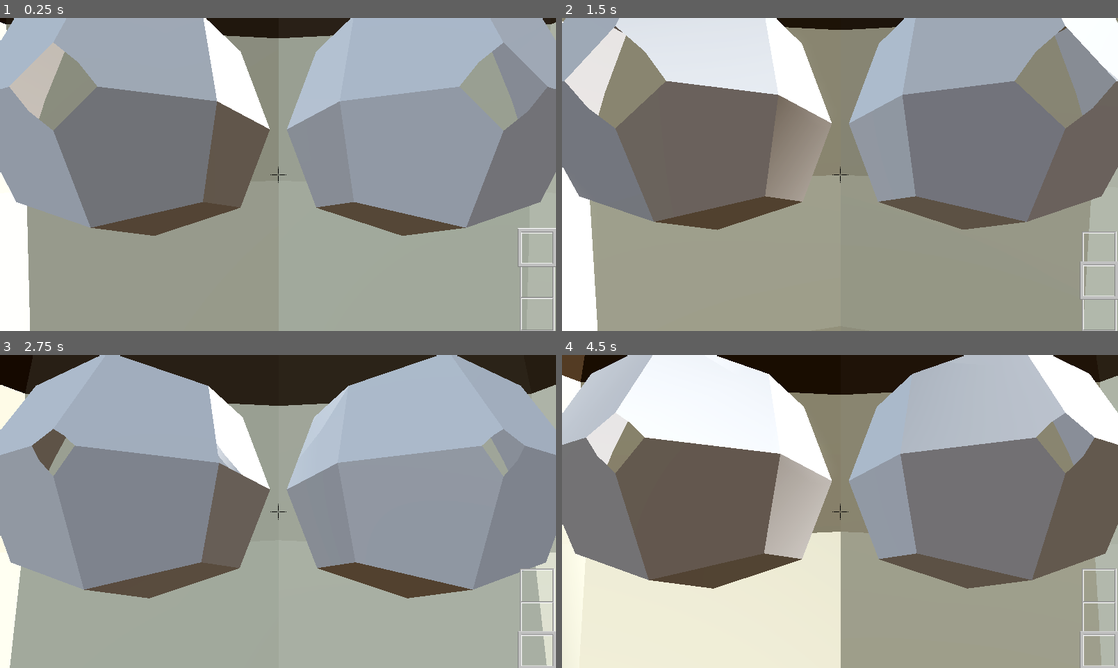
Above: before the commit, frames 1-4 (two rows, left to right).
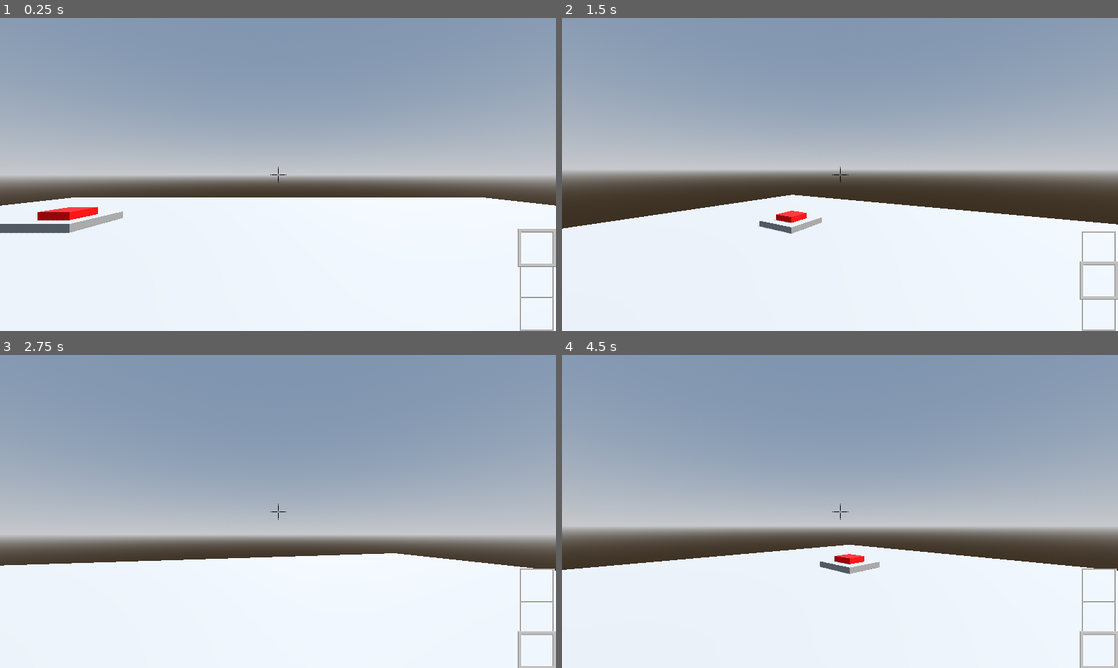
Above: after the commit, the same moments.

Repository: Stevenso2/Karson
Game: Godot game, scene res://assets/World.tscn
The game is run twice, just before and just after one commit, with the same random seed, the same clock (stepped at 60 frames per second) and the same inputs.
Inputs (mouse positions are in pixels of both pictures, inside the frame that each line leads up to):
- Up to frame 1 (0.25 s): no input
- Up to frame 2 (1.5 s): tap Enter (Enter) at 0.5 s; move the mouse to (867, 174) at 0.52 s; tap 1 (1) at 0.6 s; tap 2 (2) at 0.8, 1.35 s; tap Space (U) at 1.25 s; move the mouse to (812, 174) at 1.27 s
- Up to frame 3 (2.75 s): tap 3 (3) at 1.55, 2.1 s; move the mouse to (289, 505) at 2.02 s; tap 4 (4) at 2.3 s
- Up to frame 4 (4.5 s): tap Enter (Enter) at 2.75 s; move the mouse to (834, 517) at 2.77 s; tap 4 (4) at 2.85 s; tap 5 (5) at 3.05, 3.6 s; tap Space (U) at 3.5 s; move the mouse to (878, 514) at 3.52 s; tap 6 (6) at 3.8, 4.35 s; move the mouse to (795, 508) at 4.27 s

The runs differ from the first frame. In frame 1, 88% of the frame differs, in the area x 0-100%, y 0-100%; in frame 2, 91%; in frame 3, 91%; in frame 4, 95%.

Commit message:
Sliding WIP, Very Small QOL changes
-Added sliding, activated with STRG 
-Fixed font blur error

Bugs:
- When exiting DEVCAM the cam basically doesnt snap back to the original cam place anymore

------------------------------------------
idk if its something good or bad but the Player script is changed a little to well add sliding
NOTE: this isnt ready yet to dont merge this change yet [but look into it .-.]

Diff:
--- a/project.godot
+++ b/project.godot
@@ -24,6 +24,10 @@
 [display]
 
 window/stretch/mode="viewport"
+
+[gui]
+
+theme/default_font_multichannel_signed_distance_field=true
 
 [input]
 
@@ -126,3 +130,8 @@
 "events": [Object(InputEventKey,"resource_local_to_scene":false,"resource_name":"","device":-1,"window_id":0,"alt_press …(195 unchanged characters)…
 ]
 }
+"sliding test"={
+"deadzone": 0.2,
+"events": [Object(InputEventKey,"resource_local_to_scene":false,"resource_name":"","device":-1,"window_id":0,"alt_pressed":false,"shift_pressed":false,"ctrl_pressed":false,"meta_pressed":false,"pressed":false,"keycode":4194326,"physical_keycode":0,"key_label":0,"unicode":0,"location":0,"echo":false,"script":null)
+]
+}
--- a/scrips/player.gd
+++ b/scrips/player.gd
@@ -4,6 +4,9 @@
 
 const SPEED = 500.0
 const JUMP_VELOCITY = 300.0
+const SLIDE_SPEED = 1000.0  # increased speed during sliding
+const SLIDE_HEIGHT = 0.5    # lower height when sliding
+const NORMAL_HEIGHT = 1.66  # normal height when not sliding
 
 const sensitivity = 0.55
 
@@ -12,6 +15,10 @@
 
 var devPos: Vector3
 var devspeed = 0.1
+
+var direction:int = 0
+var is_sliding: bool = false
+var is_crouching: bool = false  # track if the player is crouching
 
 func _ready():
 	# Hide the mouse cursor and keep it centered.
@@ -39,6 +46,7 @@
 
 
 func _process(_delta):
+
 	# If the escape key is pressed, release the mouse.
 	if Input.is_action_just_pressed("Esc"):
 		if global.pause:
@@ -46,10 +54,27 @@
 		else:
 			global.pause = true
 
+	#Character slide test VERY WIP
+
+	if Input.is_action_pressed("sliding test") and is_on_floor() and not is_sliding:  # "ui_select" maps to Ctrl by default.
+		is_sliding = true
+		camera_3d.position.y = SLIDE_HEIGHT  # Lower camera position to simulate crouch
+
+	# Stop sliding when the Ctrl key is released.
+	elif Input.is_action_just_released("sliding test") and is_sliding:
+		is_sliding = false
+		camera_3d.position.y = NORMAL_HEIGHT  # Reset camera position
+
 func _physics_process(delta: float) -> void:
-	if not global.pause && not global.DEV:
-		camera_3d.position = Vector3(0,1.65,0)
-		camera_3d.rotation_degrees.y = 0
+	if not global.pause and not global.DEV:
+
+		#Still Sliding test
+		# Adjust camera height based on sliding state
+		if is_sliding:
+			camera_3d.position.y = SLIDE_HEIGHT
+		else:
+			camera_3d.position.y = NORMAL_HEIGHT
+
 		# Add the gravity.
 		if not is_on_floor():
 			velocity += get_gravity() * delta
@@ -59,16 +84,20 @@
 			velocity.y = JUMP_VELOCITY * delta
 
 		# Get the input direction and handle the movement/deceleration.
-		# As good practice, you should replace UI actions with custom gameplay actions.
 		var direction := Input.get_vector("L", "R", "F", "B", 0).normalized()
 
+		#Slide test thing 3 xD (yes i add these to find it later if smt goes horribly wrong lol)
+		# If the player is sliding, increase the speed.
+		var move_speed = SPEED
+		if is_sliding:
+			move_speed = SLIDE_SPEED
+
 		if direction:
-			var ground_vel = Vector2(direction.x, direction.y).rotated(-rotation.y) * SPEED * delta
+			var ground_vel = Vector2(direction.x, direction.y).rotated(-rotation.y) * move_speed * delta
 			velocity = Vector3(ground_vel.x, velocity.y, ground_vel.y)
-
 		else:
-			velocity.z = move_toward(velocity.z, 0, SPEED)
-			velocity.x = move_toward(velocity.x, 0, SPEED)
+			velocity.z = move_toward(velocity.z, 0, move_speed)
+			velocity.x = move_toward(velocity.x, 0, move_speed)
 
 		move_and_slide()
 
@@ -77,7 +106,6 @@
 			devPos.y += delta
 
 		# Get the input direction and handle the movement/deceleration.
-		# As good practice, you should replace UI actions with custom gameplay actions.
 		var dir = Input.get_vector("L", "R", "F", "B", 0).normalized()
 		var zdir = Vector2(dir.y, 0).rotated(-camera_3d.rotation.x-90)
 		dir = Vector2(dir.x, dir.y).rotated(-camera_3d.rotation.y)
Not shown, added: scrips/button.gd.uid
